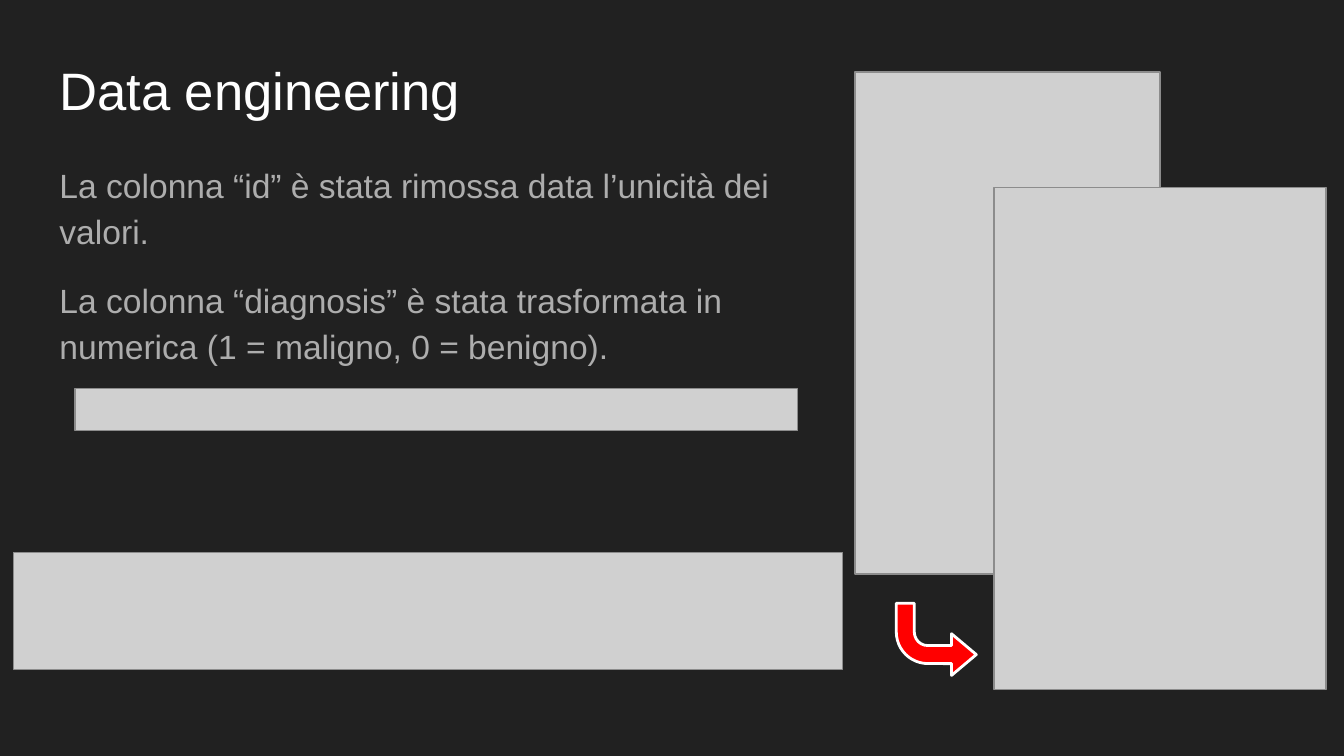
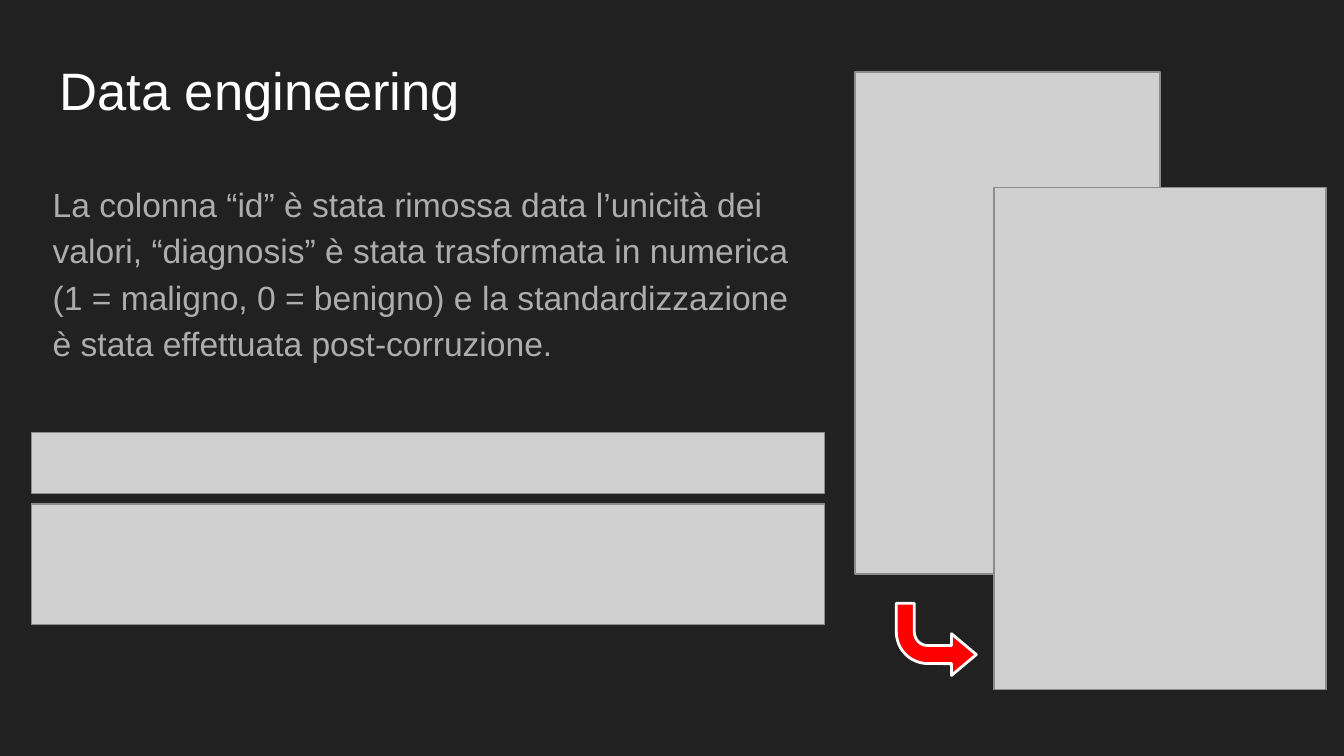
Before and after one commit to LorenzoPinaUnimib/Dataset_Degradetion, a slide deck: slide 4 of Presentazione Progetto Architetture dati.pptx. Drawn at 1344x756 pixels with LibreOffice and Linux fonts; fonts in the diff are those of the drawing; grey boxes stand for pictures. Boxes give left, top, right and bottom in pixels: in the first picture for what was removed or moved away, otherwise in the second. Text is boxed around its words. In the diff, an @@ line names an element or a change of style, - is before the commit and + after.

```diff
--- a/Presentazione Progetto Architetture dati.pptx
+++ b/Presentazione Progetto Architetture dati.pptx
@@ text at <box>53,192,788,362</box>: text changed @@
-La colonna “id” è stata rimossa data l’unicità dei valori.
-La colonna “diagnosis” è stata trasformata in numerica (1 = maligno, 0 = benigno).
+La colonna “id” è stata rimossa data l’unicità dei valori, “diagnosis” è stata trasformata in numerica (1 = maligno, 0 = benigno) e la standardizzazione è stata effettuata post-corruzione.
@@ picture removed at <box>75,388,798,430</box> @@
@@ picture added at <box>32,433,825,495</box> @@
@@ picture added at <box>32,504,825,625</box> @@
@@ picture removed at <box>13,552,843,669</box> @@
```
Also in this commit, not shown: 9 other slides changed, 3 slides added, 3 slides removed, 1 other file.
